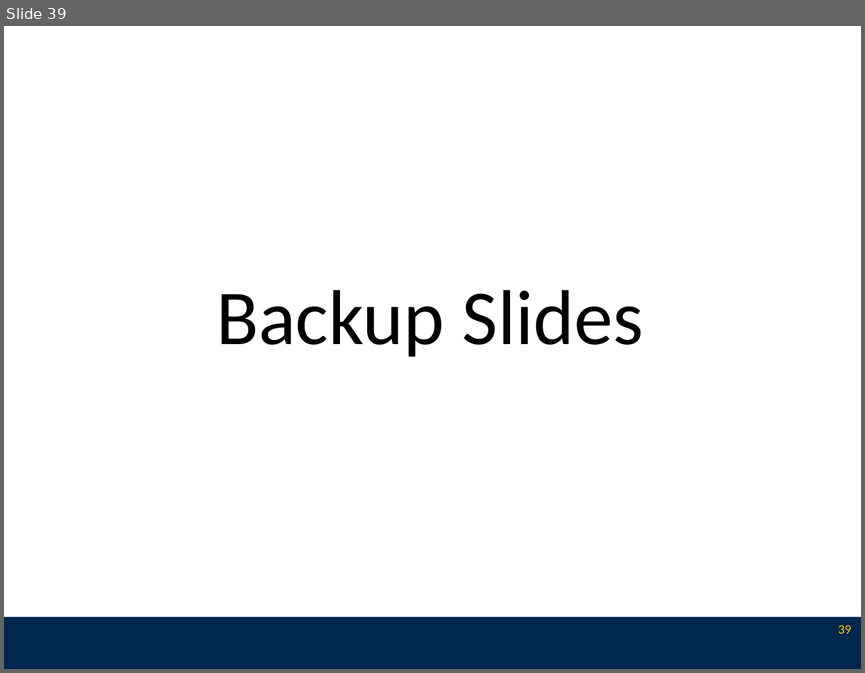
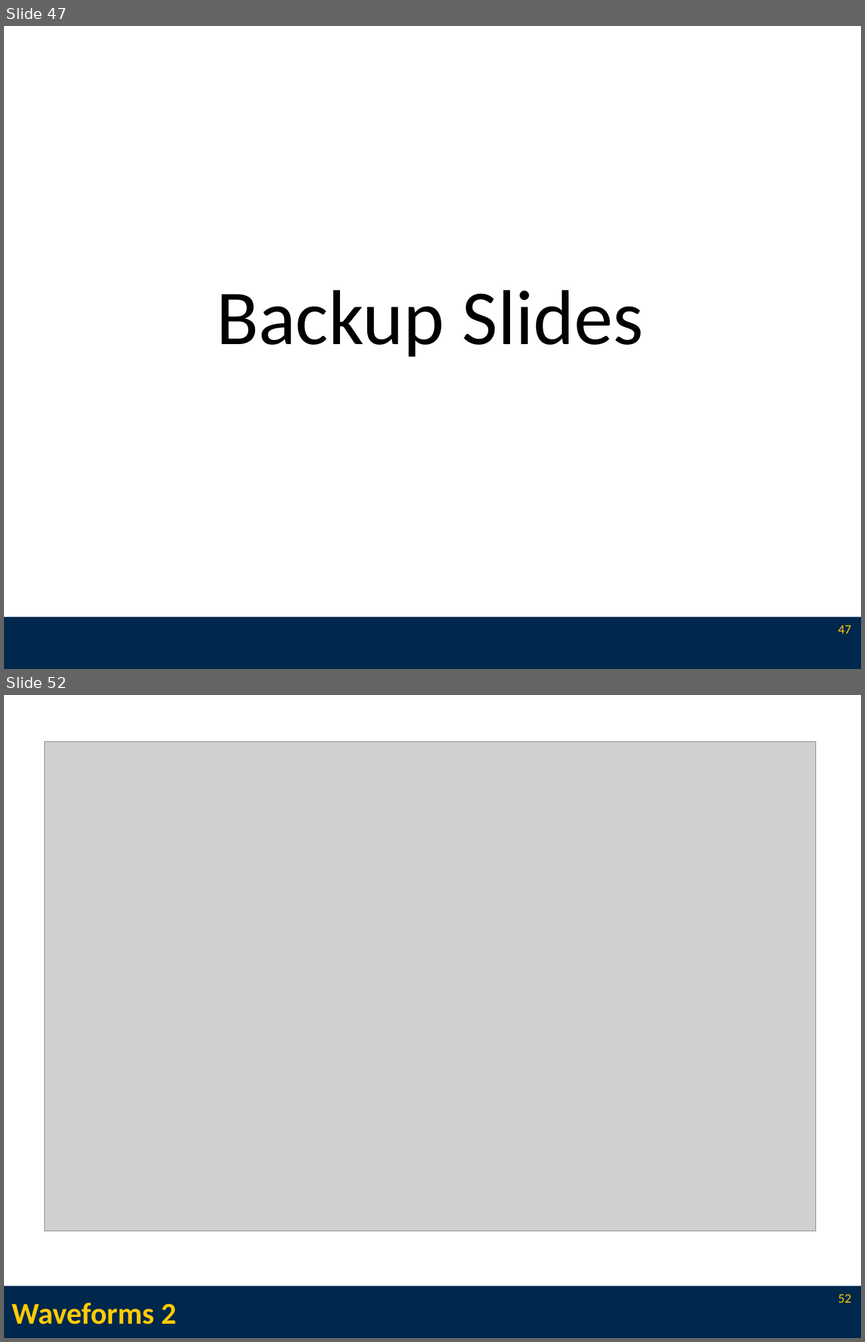
Before and after one commit to l3enny/dissertation, a slide deck: defense/presentation.odp. Shown one above the other, each under a label of ours: slide 39 before the commit, slides 47 and 52 after it; the slides between them are not shown. The pictures are 865x673 and 865x1342 pixels, drawn with LibreOffice and Linux fonts; fonts in the diff are those of the drawing; grey boxes stand for pictures. Boxes give left, top, right and bottom in pixels: in the first picture for what was removed or moved away, otherwise in the second. Text is boxed around its words. In the diff, an @@ line names an element or a change of style, - is before the commit and + after.

```diff
--- a/defense/presentation.odp
+++ b/defense/presentation.odp
@@ slide 52 added at <box>4,695,861,1338</box>, background #FFFFFF; not listed: 1 template element that a slide beside it also shows @@
@@ picture added at <box>44,742,816,1232</box> @@
@@ title added at <box>11,1303,177,1325</box>, 28 pt, text #FFCB05, bold @@
+Waveforms 2
@@ page number added at <box>838,1294,851,1303</box>, 12 pt, text #FFCB05 @@
+52
@@ what was slide 39 is now slide 47 @@
@@ page number at <box>838,625,851,634</box>: text changed @@
-39
+47
```
Also in this commit, not shown: 4 slides changed, 15 other slides added, 27 other files.
